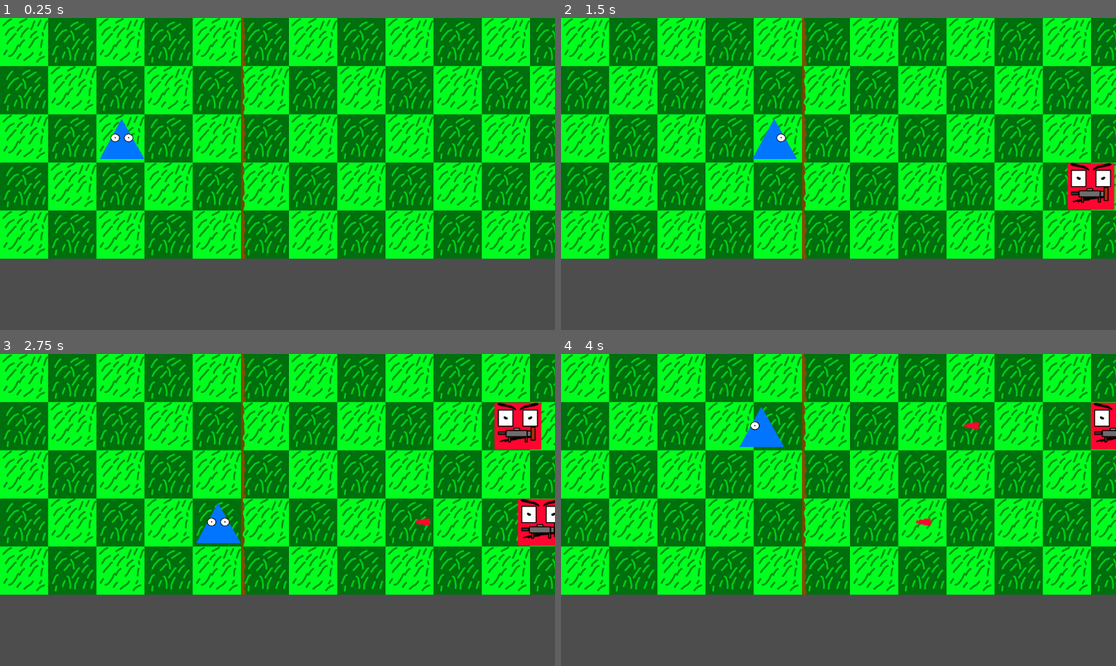
Above: before the commit, frames 1-4 (two rows, left to right).
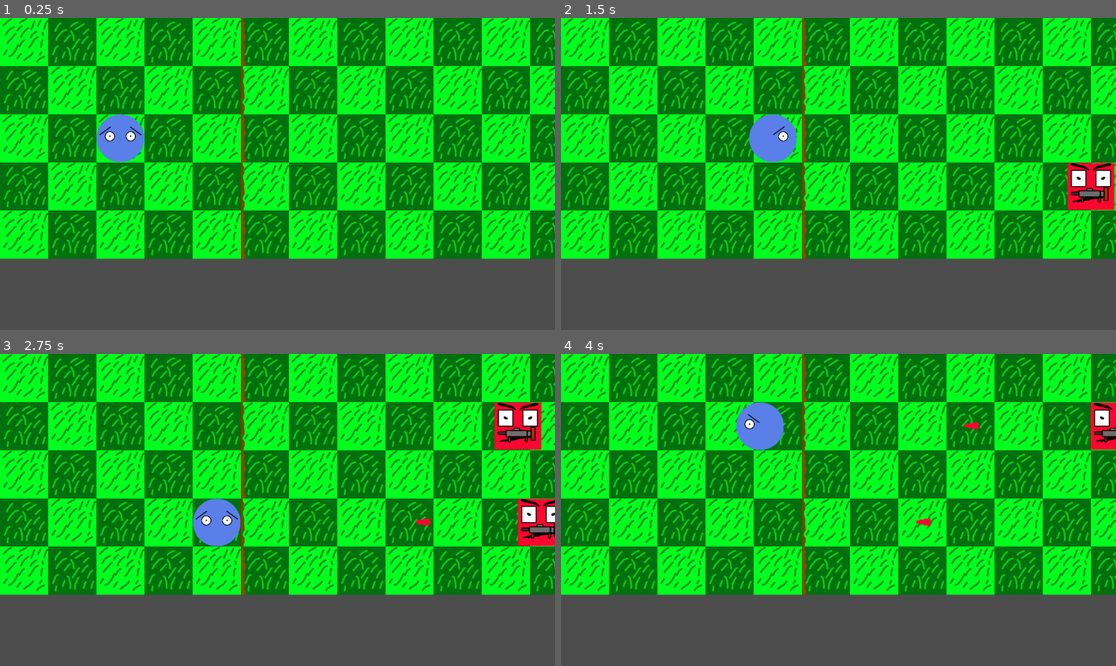
Above: after the commit, the same moments.

Repository: Killfreek/Rats
Game: Godot game, scene res://main.tscn
Two runs of this game, one before a commit and one after it. Both use one fixed random seed, a clock stepped at 60 frames per second and the inputs below.
Inputs:
- Up to frame 1 (0.25 s): no input
- Up to frame 2 (1.5 s): tap Enter at 0.5 s; hold D (MoveRight) 0.53-1.28 s; hold S (MoveDown) from 1.28 s (still down)
- Up to frame 3 (2.75 s): release S (MoveDown) at 2.03 s; hold D (MoveRight) from 2.03 s (still down)
- Up to frame 4 (4 s): release D (MoveRight) at 2.78 s; hold W (MoveUp) 2.78-3.53 s; hold A (MoveLeft) from 3.53 s (still down)

The runs differ from the first frame. In frame 1, 1.1% of the frame differs, in the area x 17-27%, y 30-47%; in frame 2, 1.1%; in frame 3, 1.1%; in frame 4, 1.1%, in the area x 31-41%, y 15-31%.

Commit message:
Player position fixed

Diff:
--- a/Player/player.tscn
+++ b/Player/player.tscn
@@ -1,16 +1,16 @@
 [gd_scene load_steps=8 format=3 uid="uid://b2vihdt08h1js"]
 
 [ext_resource type="Script" path="res://Player/player.gd" id="1_gka1k"]
-[ext_resource type="Texture2D" uid="uid://d1dnoadye5kg3" path="res://Sprites/PlayerModels/PlayerTryangle.png" id="2_1os11"]
-[ext_resource type="Texture2D" uid="uid://dgd03eoge7tu2" path="res://Sprites/PlayerModels/PlayerTryangleUp.png" id="3_0r1cb"]
-[ext_resource type="Texture2D" uid="uid://dpvp268g64km1" path="res://Sprites/PlayerModels/PlayerTryangleLeft.png" id="4_6u2ll"]
-[ext_resource type="Texture2D" uid="uid://b5kwhm832hgbl" path="res://Sprites/PlayerModels/PlayerTryangleRight.png" id="5_gvgy1"]
+[ext_resource type="Texture2D" uid="uid://5xbf4tw06sfv" path="res://Sprites/PlayerModels/PlayerCircleMain.png" id="2_744nj"]
+[ext_resource type="Texture2D" uid="uid://ba57d0ebu62oq" path="res://Sprites/PlayerModels/PlayerCircleLeft.png" id="3_igobt"]
+[ext_resource type="Texture2D" uid="uid://b28m6vgyg51cs" path="res://Sprites/PlayerModels/PlayerCircleRight.png" id="4_v3a83"]
+[ext_resource type="Texture2D" uid="uid://herrl4m7vhjb" path="res://Sprites/PlayerModels/PlayerCircleBack.png" id="5_j7ecy"]
 
 [sub_resource type="SpriteFrames" id="SpriteFrames_mtjfy"]
 animations = [{
 "frames": [{
 "duration": 1.0,
-"texture": ExtResource("2_1os11")
+"texture": ExtResource("2_744nj")
 }],
 "loop": true,
 "name": &"Idle",
@@ -18,7 +18,7 @@
 }, {
 "frames": [{
 "duration": 1.0,
-"texture": ExtResource("4_6u2ll")
+"texture": ExtResource("3_igobt")
 }],
 "loop": true,
 "name": &"Left",
@@ -26,7 +26,7 @@
 }, {
 "frames": [{
 "duration": 1.0,
-"texture": ExtResource("5_gvgy1")
+"texture": ExtResource("4_v3a83")
 }],
 "loop": true,
 "name": &"Right",
@@ -34,15 +34,15 @@
 }, {
 "frames": [{
 "duration": 1.0,
-"texture": ExtResource("3_0r1cb")
+"texture": ExtResource("5_j7ecy")
 }],
 "loop": true,
 "name": &"Up",
 "speed": 5.0
 }]
 
-[sub_resource type="RectangleShape2D" id="RectangleShape2D_1tab1"]
-size = Vector2(92, 82)
+[sub_resource type="CircleShape2D" id="CircleShape2D_lj4yr"]
+radius = 50.01
 
 [node name="Player" type="Area2D"]
 script = ExtResource("1_gka1k")
@@ -51,12 +51,10 @@
 yStepDistance = 100
 
 [node name="AnimatedSprite2D" type="AnimatedSprite2D" parent="."]
-position = Vector2(-0.499997, 2)
-scale = Vector2(0.455, 0.41)
+scale = Vector2(0.49, 0.49)
 sprite_frames = SubResource("SpriteFrames_mtjfy")
-animation = &"Right"
+animation = &"Idle"
 
 [node name="CollisionShape2D" type="CollisionShape2D" parent="."]
-position = Vector2(-1, 2)
-shape = SubResource("RectangleShape2D_1tab1")
+shape = SubResource("CircleShape2D_lj4yr")
 one_way_collision_margin = 0.0
--- a/main.tscn
+++ b/main.tscn
@@ -9,7 +9,7 @@
 
 [node name="Player" parent="." node_paths=PackedStringArray("PlayerAreaTopLeftCorner", "PlayerAreaBottomRightCorner") instance=ExtResource("1_yy6vf")]
 top_level = true
-position = Vector2(254, 250)
+position = Vector2(250, 250)
 PlayerAreaTopLeftCorner = NodePath("../PlayerAreaTopLeft")
 PlayerAreaBottomRightCorner = NodePath("../PlayerAreaBottomRight")
 CancelMovementThreshold = 50
Not shown, added: Sprites/PlayerModels/PlayerCircleBack.png.import
Not shown, added: Sprites/PlayerModels/PlayerCircleLeft.png.import
Not shown, added: Sprites/PlayerModels/PlayerCircleMain.png.import
Not shown, added: Sprites/PlayerModels/PlayerCircleRight.png.import
